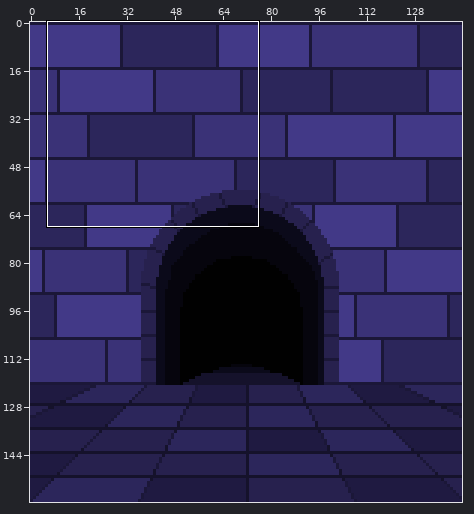
One commit to this pixel-art file: sprites/menu/menu.ase. Above, an overview of the earlier version with the close-up marked.
Close-up. The starting point:
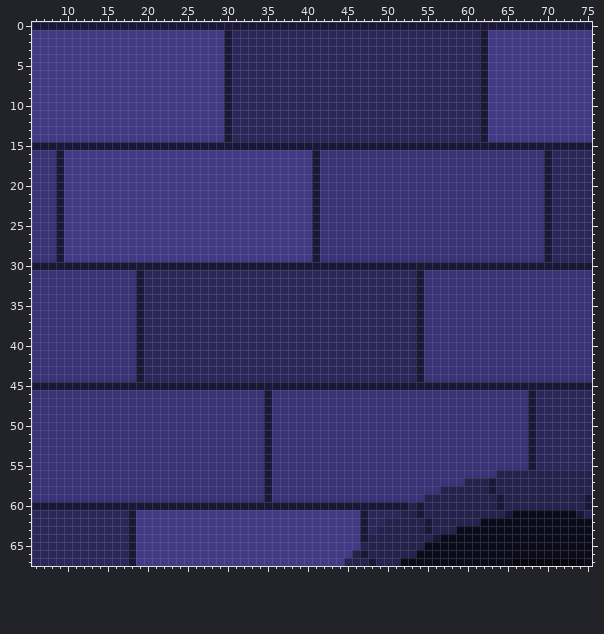
144x160 pixels, 1 frame. Colours within 5 levels of each other are drawn and written as one. Shown: x 6..75, y 0..67.
Once edited:
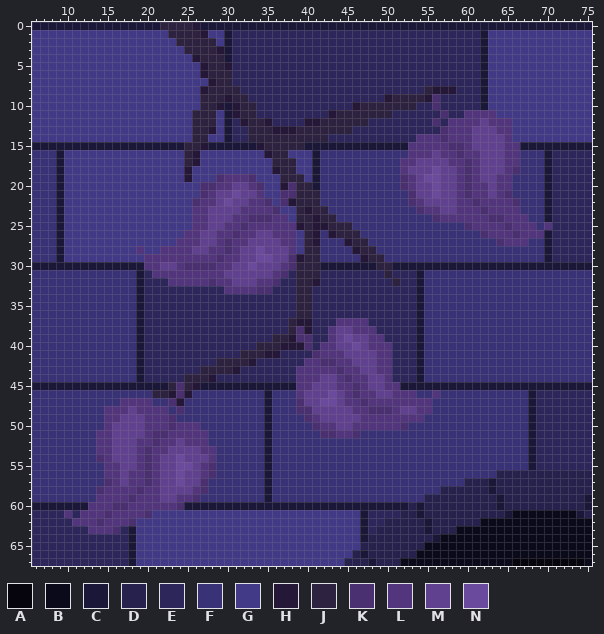
Palette (. is transparent): A #06050d  B #0b0a1a  C #1b1738  D #27214e  E #2c265b  F #3a3277  G #423987  H #241738  J #2e2241  K #4a3070  L #52357d  M #60418f  N #6a4a9c
Diff:
layer "Layer 7" added
layer "Layer 6" added
Layers "Layer 6", "Layer 7":
y 0: x 22..26 CCCCC -> JJJJH
y 1: x 23..27 GGGGG -> JJJJH
y 2: x 24..28 GGGGG -> JJJJJ
y 3: x 25..29 GGGGG -> JJJJH
y 4: x 26..29 GGGG -> HJJJ
y 5: x 27..30 GGGC -> HJJH
y 6: x 27..30 GGGC -> HJJJ
y 7: x 28..30 GGC -> HJJ
y 8: x 27..31 GGGCE -> HJJJJ; x 55..58 EEEE -> JHHH
y 9: x 27..32 GGGCEE -> JJJHJJ; x 50..56 EEEEEEE -> HJJJJHK
y 10: x 27..29 GGG -> JJH; x 31..33 EEE -> HJJ; x 46..53 EEEEEEEE -> HJJJJJJJ; x 56 E -> K
y 11: x 26..28 GGG -> JJJ; x 31..33 EEE -> HJJ; x 43..50 EEEEEEEE -> HJJJJJJJ; x 57 E -> K; x 60..63 EECG -> LLLL
y 12: x 26..28 GGG -> JJJ; x 32..35 EEEE -> HJJH; x 40..47 EEEEEEEE -> HHJJJJJJ; x 56 E -> K; x 58..65 EEEECGGG -> LLLLMLLL
y 13: x 26..28 GGG -> JJH; x 33..45 EEEEEEEEEEEEE -> JJJHHHJJJJJJJ; x 57..65 EEEEECGGG -> KLLLMMMLL
y 14: x 26..27 GG -> JJ; x 33..42 EEEEEEEEEE -> JJJJJJJJJJ; x 54..65 EEEEEEEECGGG -> LLLKLLLMMMML
y 15: x 25..27 CCC -> JJH; x 34..39 CCCCCC -> HJJJJJ; x 53..66 CCCCCCCCCCCCCC -> LLLLLKKLMMMMLL
y 16: x 25..26 GG -> JH; x 35..37 GGG -> HJJ; x 53..66 FFFFFFFFFFFFFF -> LLLMLLKLLMMMLL
y 17: x 25..26 GG -> JH; x 36..38 GGG -> JJJ; x 52..66 FFFFFFFFFFFFFFF -> LLMMMMLLKLMMMLL
y 18: x 25 G -> H; x 36..38 GGG -> HJJ; x 52..66 FFFFFFFFFFFFFFF -> LMMMNMMLKLMMMLK
y 19: x 25 G -> H; x 29..33 GGGGG -> KLLLK; x 37..39 GGG -> JJJ; x 52..65 FFFFFFFFFFFFFF -> KLMNNMMLKLMMLL
y 20: x 27..34 GGGGGGGG -> KKLLMMLK; x 37..40 GGGG -> HKJJ; x 52..65 FFFFFFFFFFFFFF -> KLMMNMMLKLLMLL
y 21: x 27..34 GGGGGGGG -> KLMMNMML; x 37..41 GGGGC -> KKJJJ; x 53..65 FFFFFFFFFFFFF -> KMMNMMLKLLMLK
y 22: x 26..35 GGGGGGGGGG -> KLLMNMMLLK; x 37..41 GGGGC -> KHJJJ; x 53..66 FFFFFFFFFFFFFF -> KLMMMMLLKLLLLK
y 23: x 26..36 GGGGGGGGGGG -> LLMMMMLLLLK; x 39..42 GGCF -> JHJJ; x 54..66 FFFFFFFFFFFFF -> KLLMMLLLKLLLL
y 24: x 26..37 GGGGGGGGGGGG -> LLMMMLLKKKLL; x 39..43 GGCFF -> JJHJJ; x 56..67 FFFFFFFFFFFF -> KLLLLLLKKLLL
y 25: x 26..45 GGGGGGGGGGGGGGGCFFFF -> LLMMLLKLLLLLLHJHHJJJ; x 60..68 FFFFFFFFF -> KLLLLKLLL; x 70 C -> L
y 26: x 25..38 GGGGGGGGGGGGGG -> LLMMLLKLLMMLLL; x 40..41 GC -> JH; x 43..46 FFFF -> HJJJ; x 62..69 FFFFFFFF -> KLLLKLLL
y 27: x 24..38 GGGGGGGGGGGGGGG -> LLLMMLKLLMMMMLL; x 40..41 GC -> JH; x 45..47 FFF -> HJJ; x 64..67 FFFF -> KLLL
y 28: x 19 G -> L; x 22..38 GGGGGGGGGGGGGGGGG -> LLLLMMLLKLMMNMMML; x 40..41 GC -> JJ; x 46..48 FFF -> HJJ
y 29: x 20..41 GGGGGGGGGGGGGGGGGGGGGC -> LLLLLLLLLKLLMMNNMMKHJJ; x 47..49 FFF -> HJJ
y 30: x 20..41 CCCCCCCCCCCCCCCCCCCCCC -> LLMMLKKKKLLMMNMMMLKJJJ; x 49..50 CC -> JJ
y 31: x 21..37 EEEEEEEEEEEEEEEEE -> LLLLLLLLLMMMMMMLK; x 39..41 EEE -> JJJ; x 50 E -> J
y 32: x 23..36 EEEEEEEEEEEEEE -> LLLLLKLLMMMLLK; x 39..41 EEE -> JJH; x 51 E -> J
y 33: x 30..35 EEEEEE -> LLLLKK; x 39..40 EE -> JJ
y 34..36: x 39..40 EE -> JJ
y 37: x 38..40 EEE -> JHH; x 44..47 EEEE -> LLLL
y 38: x 38..40 EEE -> JKH; x 43..48 EEEEEE -> LMMLLL
y 39: x 36..40 EEEEE -> JJHKK; x 43..49 EEEEEEE -> LMNMMLL
y 40: x 34..40 EEEEEEE -> JJJHHHK; x 42..50 EEEEEEEEE -> LLMMNMLLL
y 41: x 32..36 EEEEE -> JJJHH; x 41..50 EEEEEEEEEE -> KLLLMMMMLL
y 42: x 29..33 EEEEE -> JJJJH; x 40..50 EEEEEEEEEEE -> LLKKLLMMMLL
y 43: x 27..31 EEEEE -> JJJJH; x 39..50 EEEEEEEEEEEE -> LLLLLKLLMMLL
y 44: x 25..28 EEEE -> JJJH; x 39..50 EEEEEEEEEEEE -> LLLMMLKLLMML
y 45: x 23..26 CCCC -> JKJH; x 39..51 CCCCCCCCCCCCC -> LLMMMLLKLMMLL
y 46: x 21..25 FFFFF -> JJHKH; x 39..53 FFFFFFFFFFFFFFF -> LMMMNMLKLLMMLLL; x 56 F -> L
y 47: x 17..20 FFFF -> LLLL; x 23..24 FF -> KH; x 39..55 FFFFFFFFFFFFFFFFF -> KMMNNMLLKLLLLLLLL
y 48: x 15..22 FFFFFFFF -> LLLMLLLL; x 24 F -> K; x 39..55 FFFFFFFFFFFFFFFFF -> KKMMMMMLLKKKLMMLL
y 49: x 15..23 FFFFFFFFF -> LLMMMLLLK; x 40..54 FFFFFFFFFFFFFFF -> KLMMMMMLLLLLLLL
y 50: x 15..26 FFFFFFFFFFFF -> LMMMMLLLKLLL; x 41..52 FFFFFFFFFFFF -> KLLMMLLLLLLK
y 51: x 14..27 FFFFFFFFFFFFFF -> LLMMMMLKKLLLLL; x 42..46 FFFFF -> KKLLK
y 52: x 14..27 FFFFFFFFFFFFFF -> LLMMMLLKLLMLLL
y 53: x 14..28 FFFFFFFFFFFFFFF -> LLMMMLKLLMMMMLL
y 54: x 14..28 FFFFFFFFFFFFFFF -> KLMMMLKLMMNMMML
y 55: x 15..28 FFFFFFFFFFFFFF -> LLMMLKLMMNNMLK
y 56: x 15..28 FFFFFFFFFFFFFF -> LLMLLKLMMNMMLK
y 57: x 15..27 FFFFFFFFFFFFF -> KLMLLKLMMNMMK
y 58: x 14..27 FFFFFFFFFFFFFF -> KLLLLKLLMMMMLK
y 59: x 14..26 FFFFFFFFFFFFF -> LLLLKLLLMMLLK
y 60: x 13..24 CCCCCCCCCCCC -> LLLKKLLLLLLK
y 61: x 10 E -> L; x 12..20 EEEEEECGG -> LLLKLLLLK
y 62: x 11..18 EEEEEEEC -> LLLKLLLK
y 63: x 13..16 EEEE -> LLLK
